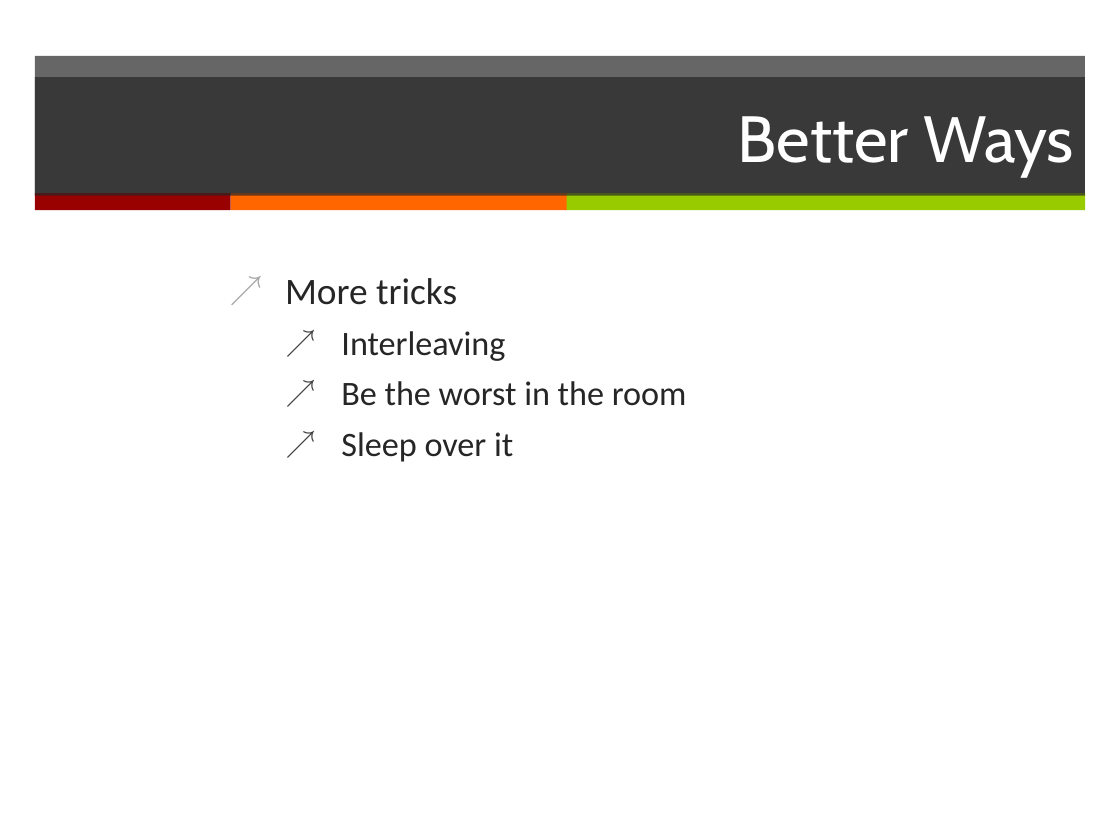
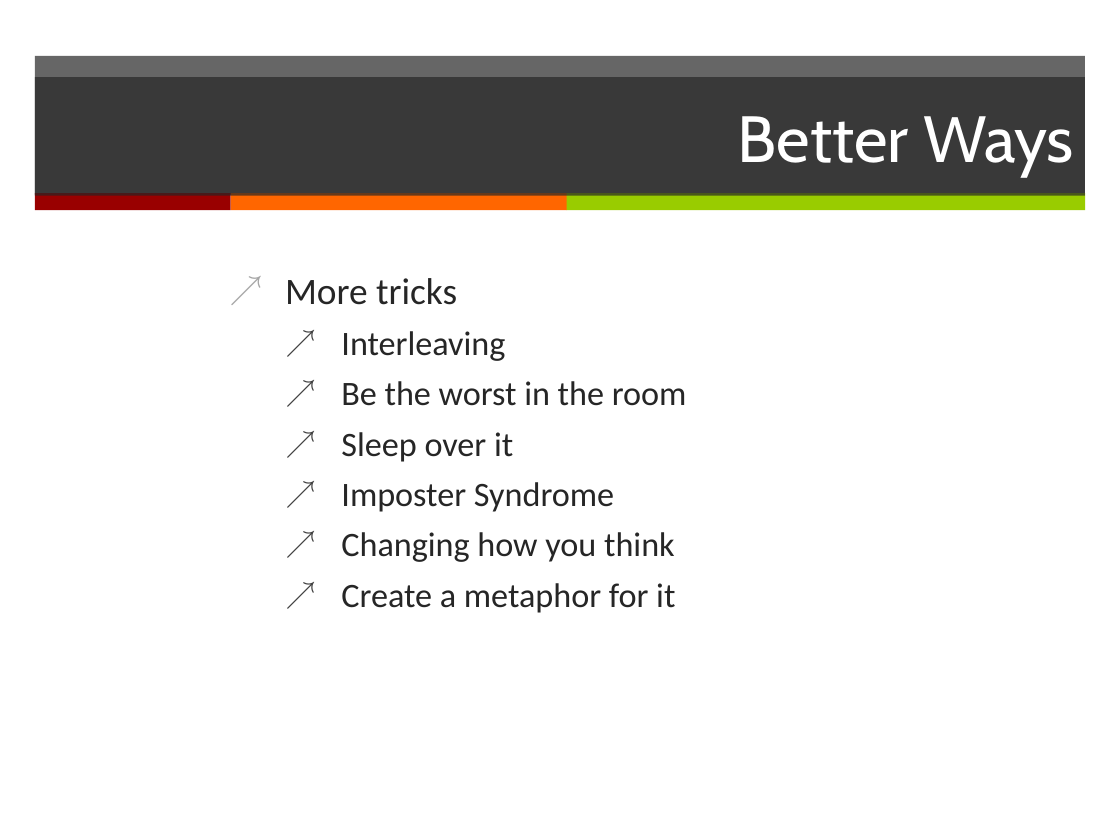
Before and after one commit to erkinun/slides, a slide deck: slide 11 of learn.pptx. Drawn at 1120x840 pixels with LibreOffice and Linux fonts; fonts in the diff are those of the drawing. Boxes give left, top, right and bottom in pixels: in the first picture for what was removed or moved away, otherwise in the second. Text is boxed around its words. In the diff, an @@ line names an element or a change of style, - is before the commit and + after.

```diff
--- a/learn.pptx
+++ b/learn.pptx
@@ text at bbox=[341, 482, 675, 613]: paragraphs added @@
+  ↗ Imposter Syndrome
+  ↗ Changing how you think
+  ↗ Create a metaphor for it
```
Also in this commit, not shown: 2 other slides changed, 5 slides added.
